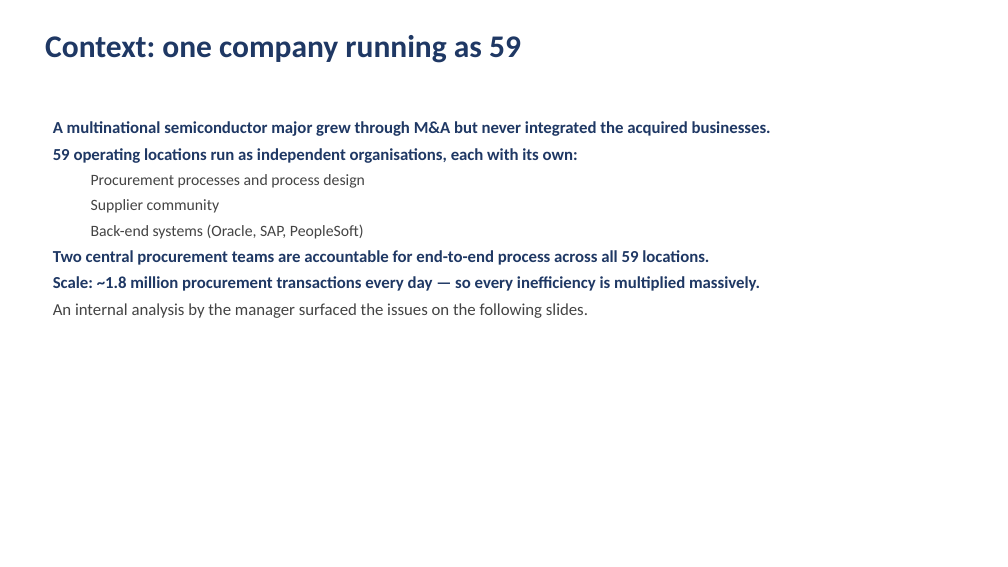
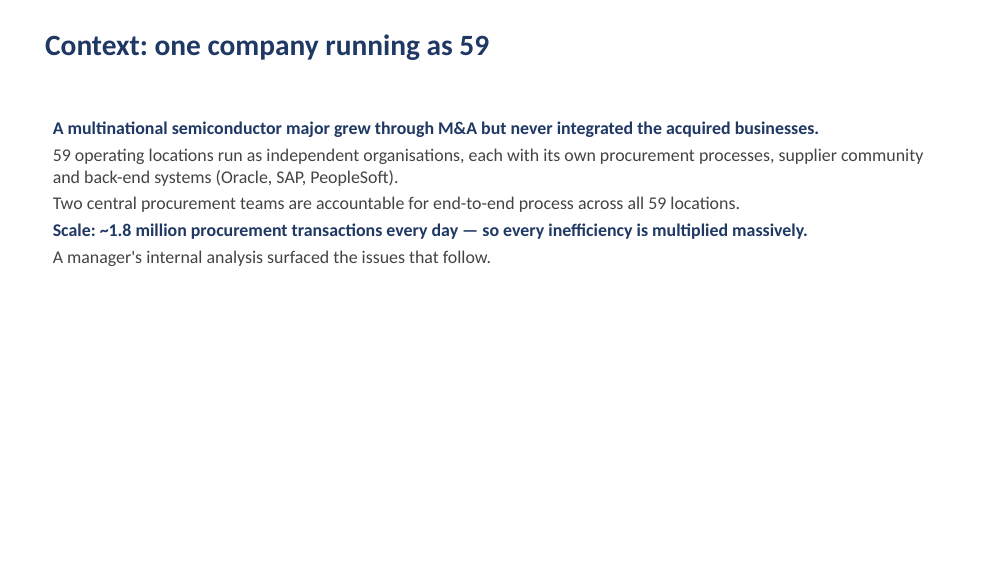
Before and after one commit to DAVIDEJI20/-irri-website, a slide deck: slide 2 of NextTech_Procurement_Analysis.pptx. Drawn at 1008x567 pixels with LibreOffice and Linux fonts; fonts in the diff are those of the drawing. Boxes give left, top, right and bottom in pixels: in the first picture for what was removed or moved away, otherwise in the second. Text is boxed around its words. In the diff, an @@ line names an element or a change of style, - is before the commit and + after.

```diff
--- a/NextTech_Procurement_Analysis.pptx
+++ b/NextTech_Procurement_Analysis.pptx
@@ text "Context: one company running as ..." at (x1=45, y1=34, x2=489, y2=60): size 30 to 28 pt @@
@@ text at (x1=53, y1=148, x2=923, y2=186): text changed; size 15 to 17 pt @@
-59 operating locations run as independent organisations, each with its own:
-  Procurement processes and process design
-  Supplier community
-  Back-end systems (Oracle, SAP, PeopleSoft)
+59 operating locations run as independent organisations, each with its own procurement processes, supplier community and back-end systems (Oracle, SAP, PeopleSoft).
@@ text at (x1=53, y1=121, x2=819, y2=239): size 16 to 17 pt in "A multinational semiconductor major grew through M&A ...", "Two central procurement teams are accountable for ...", "Scale: ~1.8 million procurement transactions every day ..."; text colour #1F3864 to #444444, bold off in "Two central procurement teams are accountable for ..."; less space between paragraphs @@
@@ text at (x1=53, y1=250, x2=491, y2=266): text changed; size 16 to 17 pt @@
-An internal analysis by the manager surfaced the issues on the following slides.
+A manager's internal analysis surfaced the issues that follow.
```
Also in this commit, not shown: 9 other slides changed, 2 slides added, 6 slides removed, 1 other file.
